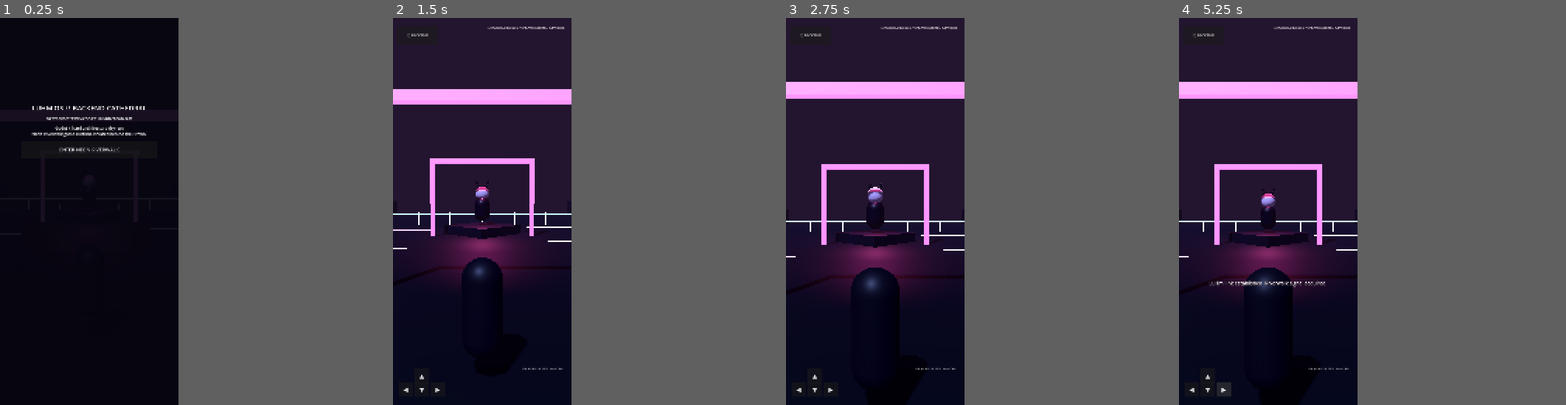
Above: before the commit, frames 1-4 (left to right).
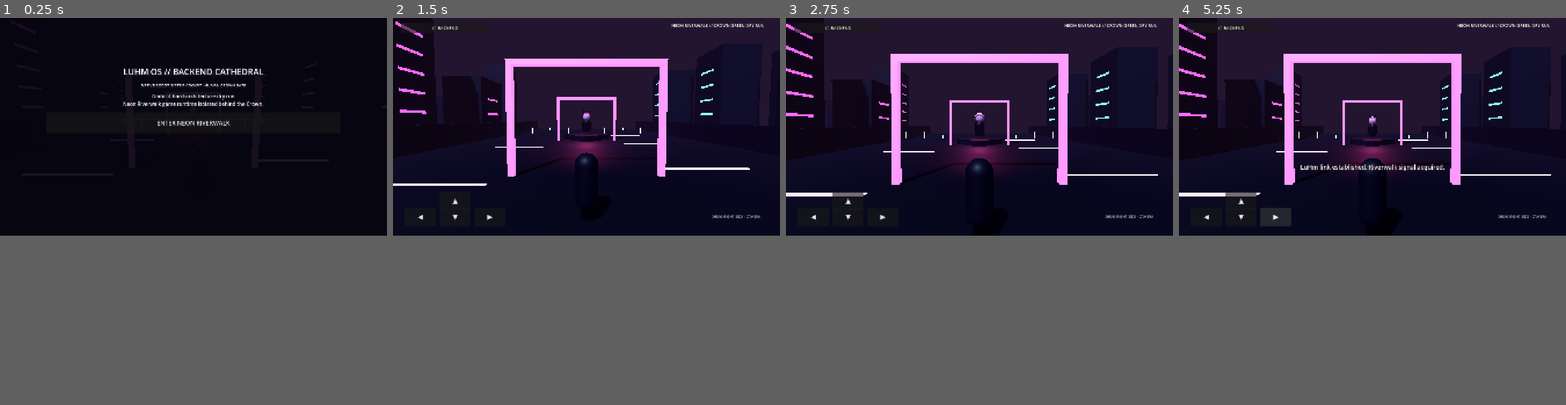
Above: after the commit, the same moments.

Repository: eggie-admin/LuHm-OS
Game: Godot game, scene res://scenes/Main.tscn
The game is run twice, just before and just after one commit, with the same random seed, the same clock (stepped at 60 frames per second) and the same inputs.
Inputs (mouse positions are in pixels of both pictures, inside the frame that each line leads up to):
- Up to frame 1 (0.25 s): no input
- Up to frame 2 (1.5 s): click "ENTER NEON RIVERWALK" at 0.5 s; move the mouse to (520, 192) at 1.27 s; hold Right (ui_right) from 1.28 s (still down); click (520, 192) at 1.42 s
- Up to frame 3 (2.75 s): release Right (ui_right) at 2 s; drag from (840, 230) to (867, 288) at 2.02 s
- Up to frame 4 (5.25 s): click "▲" at 2.75 s; click "◀" at 3.5 s; click "▼" at 4.25 s; click "▶" at 5 s
In our replay, the window is 369x800 before the commit and 800x450 after it. These sizes can differ from the game's own. Grey fills any space a smaller window leaves; there, only what the larger window draws over its background counts as a difference.

The runs differ from the first frame. In frame 1, 1.9% of the frame differs, in the area x 8-68%, y 12-35%; in frame 2, 25%; in frame 3, 25%; in frame 4, 26%, in the area x 0-100%, y 0-98%.
Error in both runs: Invalid call. Nonexistent function 'show_world' in base 'Nil'. (res://scripts/main.gd:51)

Commit message:
fix: restore source-of-truth landscape viewport

Diff:
--- a/project.godot
+++ b/project.godot
@@ -7,11 +7,12 @@
 config/features=PackedStringArray("4.7", "GL Compatibility")
 
 [display]
-window/size/viewport_width=1080
-window/size/viewport_height=2340
-window/size/window_width_override=540
-window/size/window_height_override=1170
+window/size/viewport_width=1920
+window/size/viewport_height=1080
+window/size/window_width_override=1280
+window/size/window_height_override=720
 window/stretch/mode="canvas_items"
+window/handheld/orientation=4
 
 [rendering]
 renderer/rendering_method="gl_compatibility"
